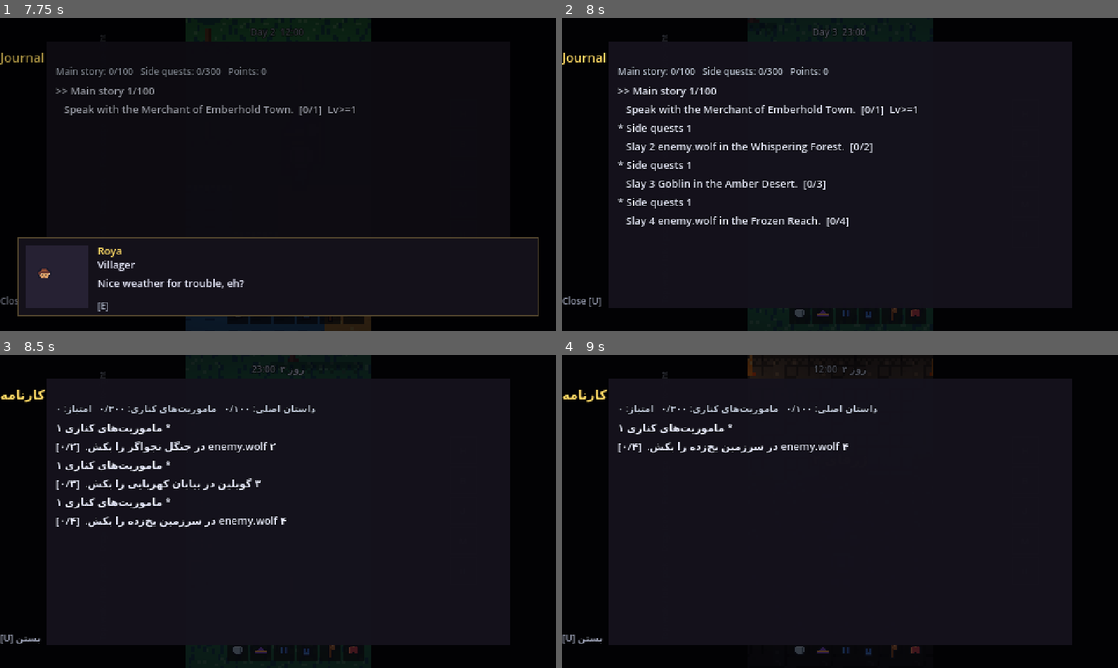
Above: before the commit, frames 1-4 (two rows, left to right).
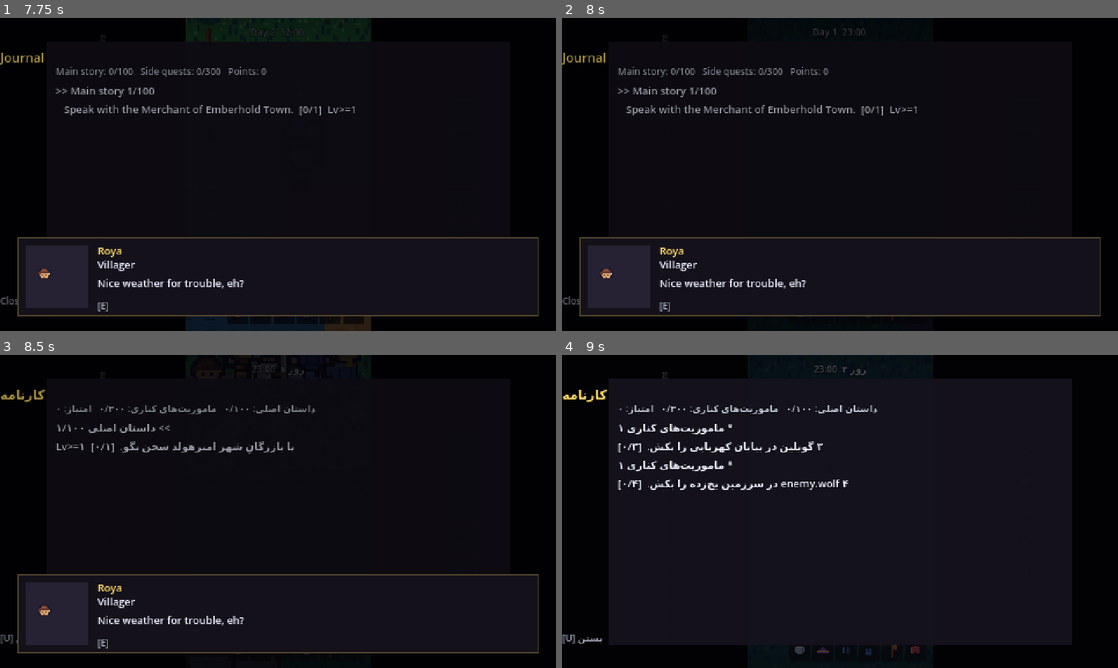
Above: after the commit, the same moments.

Repository: amirrezahadipoor/2D-RPG
Game: Godot game, scene res://tools/screenshot.tscn
Same seed, same stepped clock (60 frames per second), same inputs: the game is played once before the commit and once after it. This scene is started directly instead of the project's main scene.
Inputs (mouse positions are in pixels of both pictures, inside the frame that each line leads up to):
- Up to frame 1 (7.75 s): move the mouse to (400, 158) at 0.52 s; hold D (move_right) 0.53-1.25 s; hold J (attack) 0.53-1.25 s; click (400, 158) at 0.67 s; drag from (166, 190) to (250, 237) at 1.27 s; move the mouse to (333, 105) at 2.02 s; hold D (move_right) 2.03-2.75 s; hold E (interact) 2.03-2.75 s; drag from (250, 237) to (111, 127) at 2.77 s; move the mouse to (444, 221) at 3.52 s; hold A (move_left) 3.53-4.25 s; hold U (quests) 3.53-4.25 s; drag from (111, 127) to (194, 96) at 4.27 s; tap Enter at 5 s; move the mouse to (305, 174) at 5.02 s; hold S (move_down) 5.03-5.75 s; tap H (use_potion) at 5.1 s; click (305, 174) at 5.17 s; drag from (194, 96) to (166, 190) at 5.77 s; move the mouse to (400, 158) at 6.52 s; hold W (move_up) 6.53-7.25 s; hold K (dodge) 6.53-7.25 s; drag from (166, 190) to (250, 237) at 7.27 s
- Up to frame 2 (8 s): no input
- Up to frame 3 (8.5 s): move the mouse to (333, 442) at 8.02 s; hold S (move_down) from 8.03 s (still down); hold L (locale) from 8.03 s (still down)
- Up to frame 4 (9 s): release S (move_down) at 8.75 s; release L (locale) at 8.75 s; drag from (812, 574) to (673, 464) at 8.77 s

Frame 1 is identical in both runs. In frame 2, 5.6% of the frame differs, in the area x 0-97%, y 1-100%; in frame 3, 5.4%; in frame 4, 1.3%.
Error before the commit: Out of bounds get index '98309' (on base: 'PackedByteArray') (res://src/world/world.gd:304)
Error after the commit: Out of bounds get index '98309' (on base: 'PackedByteArray') (res://src/world/world.gd:308)

Commit message:
A6: moonlight grade with dusk/dawn ramps + windows synced to night; 514 checks

Diff:
--- a/src/world/world.gd
+++ b/src/world/world.gd
@@ -25,6 +25,7 @@
 var _water_cells: Array = []
 var _shore_cells: Array = []
 var _foam_on := true
+var night_mod: CanvasModulate
 var _blend_count := 0
 var _water_phase := 0
 var _shimmer_t := 0.0
@@ -254,6 +255,9 @@
 	shadow_layer = EntityShadows.new()
 	shadow_layer.name = "EntityShadows"
 	add_child(shadow_layer)
+	night_mod = CanvasModulate.new()
+	night_mod.name = "Moonlight"
+	add_child(night_mod)
 	decals = Node2D.new()
 	decals.name = "Decals"
 	add_child(decals)
@@ -570,6 +574,24 @@
 
 ## Walking into a settlement's outskirts discovers it: a toast names the
 ## place and the map starts showing its label (Phase 4.1).
+## Phase A6: how deep into the night are we (0 = noon, 1 = midnight),
+## with one-hour dusk/dawn ramps.
+func nightness() -> float:
+	var h: float = fmod(Game.game_minutes, 1440.0) / 60.0
+	if h >= 21.0 or h < 5.0:
+		return 1.0
+	if h >= 19.0:
+		return (h - 19.0) / 2.0
+	if h < 7.0:
+		return 1.0 - (h - 5.0) / 2.0
+	return 0.0
+
+## Cool moonlight grade over the whole realm + warm windows after dusk.
+func _apply_night() -> void:
+	var n := nightness()
+	night_mod.color = Color(1, 1, 1).lerp(Color(0.52, 0.58, 0.84), n)
+	set_windows_lit(n > 0.5)
+
 ## Warm windows after dusk: swap every facade window to its lit variant
 ## (Phase A1/A6). Public so tests can force it.
 func set_windows_lit(lit: bool) -> void:
@@ -586,7 +608,7 @@
 	if _discover_t > 0.0:
 		return
 	_discover_t = 0.4
-	set_windows_lit(Game.is_night())
+	_apply_night()
 	if hero == null or not is_instance_valid(hero):
 		return
 	var ht := Vector2i(int(hero.global_position.x / 16.0), int(hero.global_position.y / 16.0))
--- a/tests/verify.gd
+++ b/tests/verify.gd
@@ -40,6 +40,7 @@
 	_check_shadows()
 	_check_landmarks()
 	_check_ground()
+	_check_night_grade()
 	await _check_people()
 	_check_quests()
 	await _check_endgame()
@@ -997,6 +998,21 @@
 	world._foam_on = not world._foam_on
 	world._apply_foam()
 
+func _check_night_grade() -> void:
+	print("== night grade A6 ==")
+	var keep: float = Game.game_minutes
+	Game.game_minutes = 23.0 * 60.0
+	world._apply_night()
+	_ok(world.night_mod.color.b > world.night_mod.color.r + 0.15,
+		"midnight casts a cool moonlight grade")
+	_ok(world._win_lit, "windows glow at midnight")
+	Game.game_minutes = 12.0 * 60.0
+	world._apply_night()
+	_ok(world.night_mod.color == Color(1, 1, 1), "noon is ungraded")
+	_ok(not world._win_lit, "windows sleep at noon")
+	Game.game_minutes = keep
+	world._apply_night()
+
 func _check_people() -> void:
 	print("== people ==")
 	_ok(world.npcs.size() >= 8, "NPCs live in the settlements (%d)" % world.npcs.size())
--- a/tools/screenshot.gd
+++ b/tools/screenshot.gd
@@ -225,6 +225,18 @@
 			for i in 45:
 				await get_tree().physics_frame
 			await _grab("12f_shore")
+
+		# ---- moonlight grade + lit windows (Phase A6) ----
+		if world and not world.settlements.is_empty():
+			var keep_min: float = Game.game_minutes
+			Game.game_minutes = 23.0 * 60.0
+			var plz: Vector2i = world.settlements[0]["plaza"]
+			hero.global_position = Vector2(plz.x * 16 + 8, (plz.y + 3) * 16)
+			for i in 45:
+				await get_tree().physics_frame
+			await _grab("12g_night_village")
+			Game.game_minutes = keep_min
+			world._apply_night()
 
 		# ---- dialogue with the first NPC ----
 		var dlg: DialogueUI = main_node.get_node_or_null("DialogueUI") if main_node else null
Not shown, changed: ROADMAP.md
